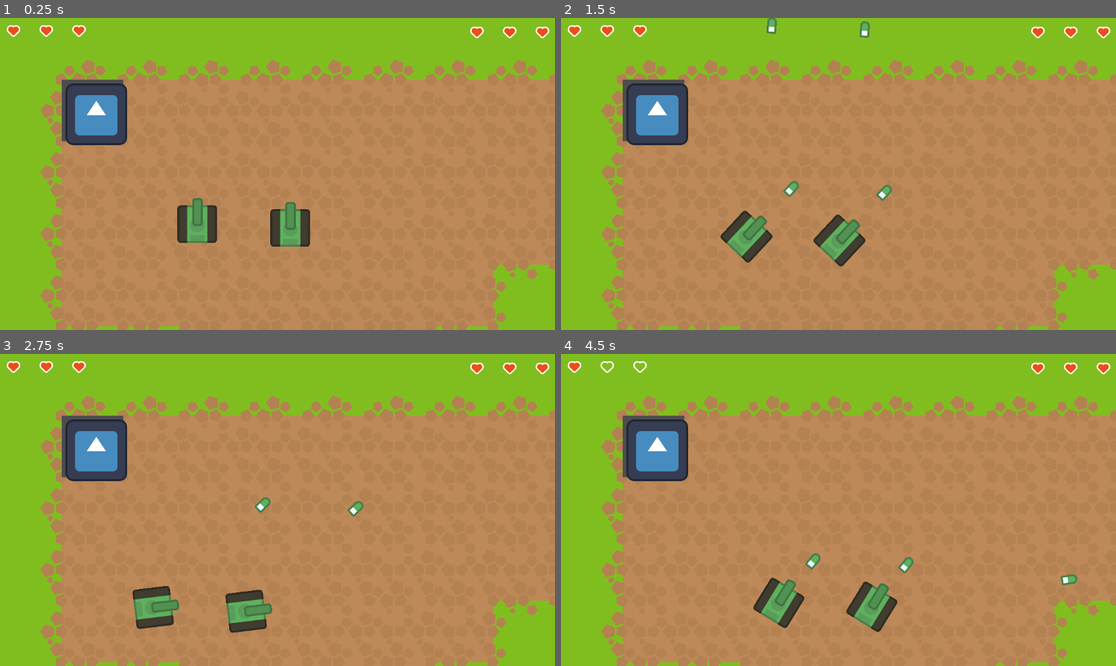
Above: before the commit, frames 1-4 (two rows, left to right).
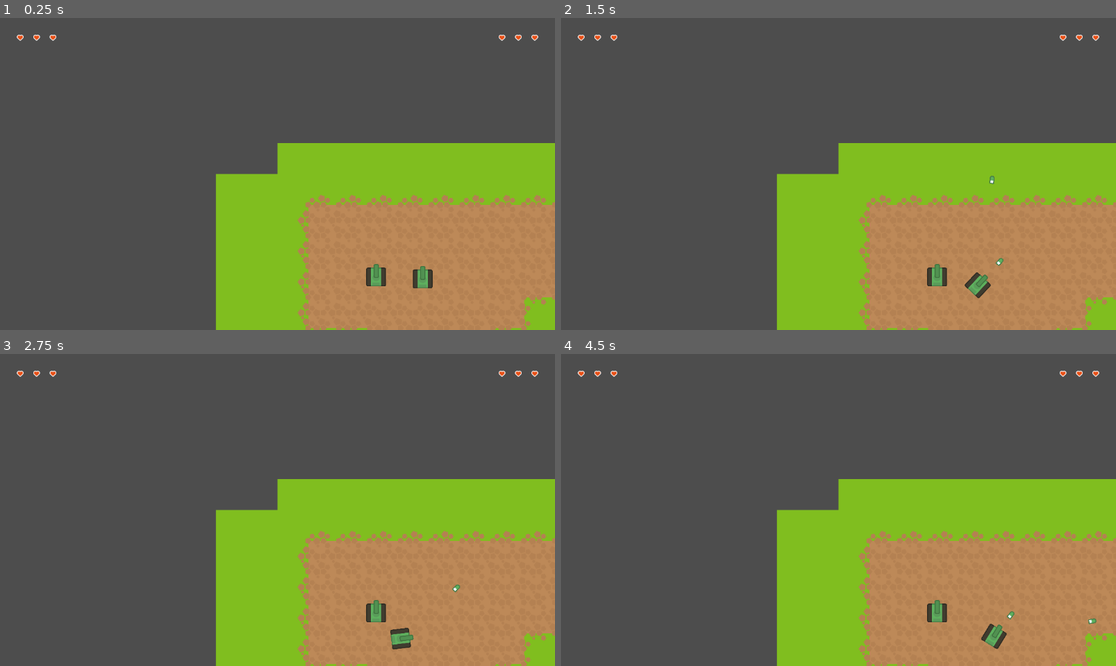
Above: after the commit, the same moments.

Repository: nbonkowski/ophasen-workshop-godot-2024
Game: Godot game, scene res://scenes/game.tscn
Same seed, same stepped clock (60 frames per second), same inputs: the game is played once before the commit and once after it. The engine's default icon, where the game draws it, is replaced by a stand-in: a white triangle on a blue panel in a dark square.
Inputs:
- Up to frame 1 (0.25 s): no input
- Up to frame 2 (1.5 s): tap Enter at 0.5 s; hold D (turn_right) 0.53-1.28 s; tap Space (fire_tank) at 0.6, 1.35 s; hold S (drive_down) from 1.28 s (still down)
- Up to frame 3 (2.75 s): release S (drive_down) at 2.03 s; hold D (turn_right) from 2.03 s (still down); tap Space (fire_tank) at 2.1 s
- Up to frame 4 (4.5 s): release D (turn_right) at 2.78 s; hold W (drive_up) 2.78-3.53 s; tap Space (fire_tank) at 2.85, 3.6, 4.35 s; hold A (turn_left) from 3.53 s (still down)

The runs differ from the first frame. In frame 1, 82% of the frame differs, in the area x 0-100%, y 0-100%; in frame 2, 82%; in frame 3, 82%; in frame 4, 83%.

Commit message:
add main menu

Diff:
--- a/project.godot
+++ b/project.godot
@@ -18,6 +18,11 @@
 [autoload]
 
 HealthManager="*res://scripts/health_manager.gd"
+
+[display]
+
+mouse_cursor/custom_image="res://sprites/PNG/cursor_g.png"
+mouse_cursor/custom_image_hotspot=Vector2(0.05, 0)
 
 [input]
 
--- a/scenes/game.tscn
+++ b/scenes/game.tscn
@@ -1,7 +1,6 @@
-[gd_scene load_steps=6 format=4 uid="uid://dyeexi6unj8rj"]
+[gd_scene load_steps=5 format=4 uid="uid://dyeexi6unj8rj"]
 
 [ext_resource type="PackedScene" uid="uid://dp5xlyyl816fv" path="res://scenes/prefabs/player.tscn" id="1_5h4wv"]
-[ext_resource type="Texture2D" uid="uid://ba833pnb2am0a" path="res://icon.svg" id="2_iq3ah"]
 [ext_resource type="PackedScene" uid="uid://cfl4rr56qcoo0" path="res://scenes/prefabs/basic_enemy.tscn" id="3_l5476"]
 [ext_resource type="TileSet" uid="uid://dm8uw7g13jsw6" path="res://sprites/Atlas/game.tres" id="4_3h834"]
 [ext_resource type="PackedScene" uid="uid://da4ftvytaob3s" path="res://scenes/prefabs/life_bar.tscn" id="6_lgrx8"]
@@ -15,10 +14,6 @@
 [node name="Player" parent="." instance=ExtResource("1_5h4wv")]
 position = Vector2(603, 436)
 
-[node name="Icon" type="Sprite2D" parent="."]
-position = Vector2(200, 200)
-texture = ExtResource("2_iq3ah")
-
 [node name="BasicEnemy" parent="." instance=ExtResource("3_l5476")]
 position = Vector2(700, 456)
 
@@ -30,26 +25,40 @@
 
 [node name="Ground" type="TileMapLayer" parent="LayerHolder"]
 z_index = -100
-tile_map_data = PackedByteArray("AAADAAEAAAAAAAAAAAADAAIAAAA …(2096 unchanged characters)… AAAAAAAABAAgAAQAAAAAAAAAAAAgAAQAAAAAAAAA=")
+tile_map_data = PackedByteArray("AAADAAEAAAAAAAAAAAADAAIAAAA …(2096 unchanged characters)… AAAAAAAABAAgAAQAAAAAAAAAAAAgAAQAAAAAAAAABAAEAAAAAAAAAAAA=")
 tile_set = ExtResource("4_3h834")
 
-[node name="UI" type="Control" parent="."]
+[node name="Camera2D" type="Camera2D" parent="."]
+zoom = Vector2(0.5, 0.5)
+
+[node name="UI" type="Control" parent="Camera2D"]
 layout_mode = 3
+anchors_preset = 10
+anchor_right = 1.0
+grow_horizontal = 2
+
+[node name="LifeBar2" parent="Camera2D/UI" instance=ExtResource("6_lgrx8")]
+layout_mode = 2
 anchors_preset = 0
-offset_right = 40.0
-offset_bottom = 40.0
+anchor_left = 0.0
+anchor_top = 0.0
+anchor_right = 0.0
+anchor_bottom = 0.0
+offset_left = 1000.0
+offset_top = -566.0
+offset_right = 1000.0
+offset_bottom = -566.0
+size_flags_vertical = 4
+player = true
 
-[node name="LifeBar" parent="UI" instance=ExtResource("6_lgrx8")]
-layout_mode = 1
-offset_left = 76.0
-offset_top = 7.0
-offset_right = 76.0
-offset_bottom = 7.0
-
-[node name="LifeBar2" parent="UI" instance=ExtResource("6_lgrx8")]
-layout_mode = 1
-offset_left = 1038.0
-offset_top = 10.0
-offset_right = 1038.0
-offset_bottom = 10.0
-player = true
+[node name="LifeBar" parent="Camera2D/UI" instance=ExtResource("6_lgrx8")]
+layout_mode = 2
+anchors_preset = 0
+anchor_left = 0.0
+anchor_top = 0.0
+anchor_right = 0.0
+anchor_bottom = 0.0
+offset_left = -1000.0
+offset_top = -566.0
+offset_right = -1000.0
+offset_bottom = -566.0
--- a/scenes/main_menu.tscn
+++ b/scenes/main_menu.tscn
@@ -1,4 +1,9 @@
-[gd_scene format=3 uid="uid://poqu72y48pky"]
+[gd_scene load_steps=5 format=3 uid="uid://poqu72y48pky"]
+
+[ext_resource type="Script" path="res://scripts/main_menu.gd" id="1_wxjha"]
+[ext_resource type="Texture2D" uid="uid://hop38wcye6et" path="res://sprites/PNG/Buttons/button_rectangle_depth.png" id="1_yjflu"]
+[ext_resource type="Texture2D" uid="uid://b7hh3na2qradi" path="res://sprites/PNG/Buttons/button_rectangle.png" id="2_wpix0"]
+[ext_resource type="FontFile" uid="uid://bq5c0j1txscwj" path="res://sprites/Kenney Future.ttf" id="3_h2v8x"]
 
 [node name="MainMenu" type="Control"]
 layout_mode = 3
@@ -7,3 +12,72 @@
 anchor_bottom = 1.0
 grow_horizontal = 2
 grow_vertical = 2
+script = ExtResource("1_wxjha")
+
+[node name="CenterContainer" type="CenterContainer" parent="."]
+layout_mode = 1
+anchors_preset = 15
+anchor_right = 1.0
+anchor_bottom = 1.0
+grow_horizontal = 2
+grow_vertical = 2
+
+[node name="VBoxContainer" type="VBoxContainer" parent="CenterContainer"]
+layout_mode = 2
+size_flags_horizontal = 4
+size_flags_vertical = 4
+alignment = 1
+
+[node name="RichTextLabel" type="RichTextLabel" parent="CenterContainer/VBoxContainer"]
+layout_mode = 2
+size_flags_horizontal = 4
+size_flags_vertical = 4
+bbcode_enabled = true
+text = "[center]Tanki Tank[/center]"
+fit_content = true
+autowrap_mode = 0
+
+[node name="CenterContainer" type="CenterContainer" parent="CenterContainer/VBoxContainer"]
+layout_mode = 2
+
+[node name="StartButton" type="TextureButton" parent="CenterContainer/VBoxContainer/CenterContainer"]
+layout_mode = 2
+size_flags_horizontal = 4
+size_flags_vertical = 4
+texture_normal = ExtResource("1_yjflu")
+texture_pressed = ExtResource("2_wpix0")
+
+[node name="RichTextLabel" type="RichTextLabel" parent="CenterContainer/VBoxContainer/CenterContainer"]
+layout_mode = 2
+mouse_filter = 2
+mouse_force_pass_scroll_events = false
+theme_override_colors/default_color = Color(0.340339, 0.340339, 0.340339, 1)
+theme_override_fonts/normal_font = ExtResource("3_h2v8x")
+text = "Play"
+fit_content = true
+scroll_active = false
+autowrap_mode = 0
+
+[node name="CenterContainer2" type="CenterContainer" parent="CenterContainer/VBoxContainer"]
+layout_mode = 2
+
+[node name="QuitButton" type="TextureButton" parent="CenterContainer/VBoxContainer/CenterContainer2"]
+layout_mode = 2
+size_flags_horizontal = 4
+size_flags_vertical = 4
+texture_normal = ExtResource("1_yjflu")
+texture_pressed = ExtResource("2_wpix0")
+
+[node name="RichTextLabel" type="RichTextLabel" parent="CenterContainer/VBoxContainer/CenterContainer2"]
+layout_mode = 2
+mouse_filter = 2
+mouse_force_pass_scroll_events = false
+theme_override_colors/default_color = Color(0.340339, 0.340339, 0.340339, 1)
+theme_override_fonts/normal_font = ExtResource("3_h2v8x")
+text = "Quit"
+fit_content = true
+scroll_active = false
+autowrap_mode = 0
+
+[connection signal="pressed" from="CenterContainer/VBoxContainer/CenterContainer/StartButton" to="." method="_on_start_button_pressed"]
+[connection signal="pressed" from="CenterContainer/VBoxContainer/CenterContainer2/QuitButton" to="." method="_on_quit_button_pressed"]
--- a/scripts/health_manager.gd
+++ b/scripts/health_manager.gd
@@ -1,4 +1,6 @@
 extends Node2D
+
+@onready var menu = preload("res://scenes/main_menu.tscn")
 
 @export var max_player_health = 3
 var player_one_health
@@ -6,14 +8,23 @@
 
 signal update_health(health, player)
 
-# Called when the node enters the scene tree for the first time.
-func _ready() -> void:
-	player_one_health = max_player_health
-	player_two_health = max_player_health
+## Called when the node enters the scene tree for the first time.
+#func _ready() -> void:
+	#player_one_health = max_player_health
+	#player_two_health = max_player_health
+
+func set_health(health:int,player:bool):
+	if player == false :
+		player_one_health = health
+	elif player == true:
+		player_two_health = health
+	update_health.emit(player_two_health if player else player_one_health, player)
 
 func decreas_health(damage: int, player: bool):
 	if player == false :
 		player_one_health -= damage
 	elif player == true:
 		player_two_health -= damage
+	if player_one_health <= 0 or player_two_health <= 0:
+		get_tree().change_scene_to_packed(menu)
 	update_health.emit(player_two_health if player else player_one_health, player)
--- /dev/null
+++ b/scripts/main_menu.gd
@@ -0,0 +1,10 @@
+extends Control
+
+@onready var main_scene = preload("res://scenes/game.tscn")
+
+func _on_start_button_pressed() -> void:
+	get_tree().change_scene_to_packed(main_scene)
+
+
+func _on_quit_button_pressed() -> void:
+	get_tree().quit()
--- a/scripts/player_movement.gd
+++ b/scripts/player_movement.gd
@@ -3,25 +3,34 @@
 @export var speed = 180
 @export var rotation_speed = 1
 @export var is_player_two = false
+@export var max_player_health = 3
 
 @onready var PROJECTILE = preload("res://scenes/prefabs/tank_projectile.tscn")
 
 var rotation_direction = 0
 
+@onready var turn_left = "turn_left" if !is_player_two else "player_two_turn_left"
+@onready var turn_right = "turn_right" if !is_player_two else "player_two_turn_right"
+@onready var drive_up = "drive_up" if !is_player_two else "player_two_drive_up"
+@onready var drive_down = "drive_down" if !is_player_two else "player_two_drive_down"
+@onready var fire_tank = "fire_tank" if !is_player_two else "player_two_fire_tank"
+
 func get_input():
-	rotation_direction = Input.get_axis("turn_left", "turn_right")
-	velocity = transform.y * Input.get_axis("drive_up", "drive_down") * speed
+	rotation_direction = Input.get_axis(turn_left, turn_right)
+	velocity = transform.y * Input.get_axis(drive_up, drive_down) * speed
 
 func _physics_process(delta):
-	if Input.is_action_just_pressed("fire_tank"):
+	get_input()
+	rotation += rotation_direction * rotation_speed * delta
+	move_and_slide()
+	fire()
+
+func fire():
+	if Input.is_action_just_pressed(fire_tank):
 		var projectile = PROJECTILE.instantiate()
 		projectile.rotation = rotation
 		get_node("/root/Game/").add_child(projectile)
 		projectile.global_position = $Projectile_Marker.global_position
-	get_input()
-	rotation += rotation_direction * rotation_speed * delta
-	move_and_slide()
-
 
 #is called when hit by a projectile
 func _on_area_2d_area_entered(area: Area2D) -> void:
Binary file added: sprites/Kenney Future Narrow.ttf
Not shown, added: sprites/Kenney Future Narrow.ttf.import
Binary file added: sprites/Kenney Future.ttf
Not shown, added: sprites/Kenney Future.ttf.import
Binary file added: sprites/PNG/Buttons/button_rectangle.png
Not shown, added: sprites/PNG/Buttons/button_rectangle.png.import
Binary file added: sprites/PNG/Buttons/button_rectangle_depth.png
Not shown, added: sprites/PNG/Buttons/button_rectangle_depth.png.import
Binary file added: sprites/PNG/Buttons/button_square.png
Not shown, added: sprites/PNG/Buttons/button_square.png.import
Binary file added: sprites/PNG/Buttons/button_square_depth.png
Not shown, added: sprites/PNG/Buttons/button_square_depth.png.import
(and 2 more such lines)
